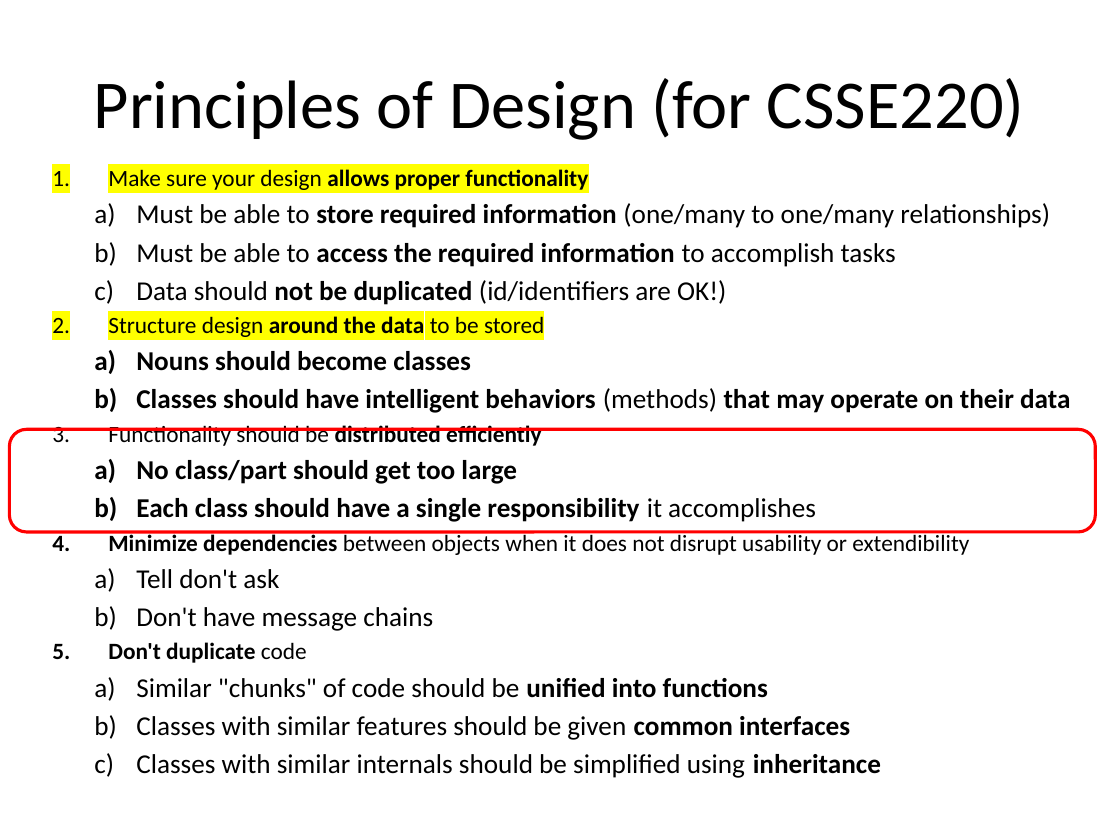
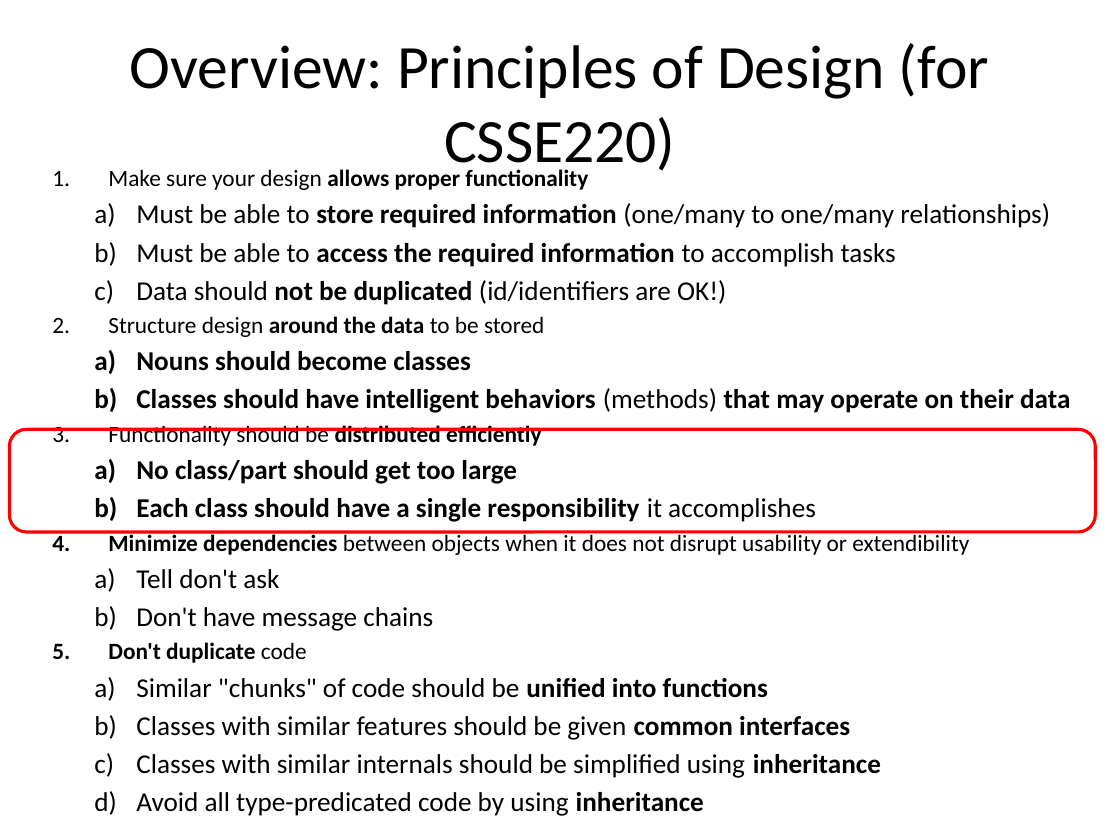
Before and after one commit to RHIT-CSSE/csse220, a slide deck: slide 10 of ClassMaterials/Encapsulation/Slides/Encapsulation.pptx (slide 13 before the commit). Drawn at 1120x840 pixels with LibreOffice and Linux fonts; fonts in the diff are those of the drawing. Boxes give left, top, right and bottom in pixels: in the first picture for what was removed or moved away, otherwise in the second. Text is boxed around its words. In the diff, an @@ line names an element or a change of style, - is before the commit and + after.

```diff
--- a/ClassMaterials/Encapsulation/Slides/Encapsulation.pptx
+++ b/ClassMaterials/Encapsulation/Slides/Encapsulation.pptx
@@ title at (130,43,989,177): text changed; size 44 to 39.6 pt @@
-Principles of Design (for CSSE220)
+Overview: Principles of Design (for CSSE220)
@@ text at (108,169,588,337): highlight #FFFF00 to none in "Make sure your design allows proper functionality", "Structure design around the data to be ..." @@
@@ text at (136,792,704,816): paragraph added @@
+  d) Avoid all type-predicated code by using inheritance
```
Also in this commit, not shown: 10 other slides changed, 4 slides added, 2 slides removed.
